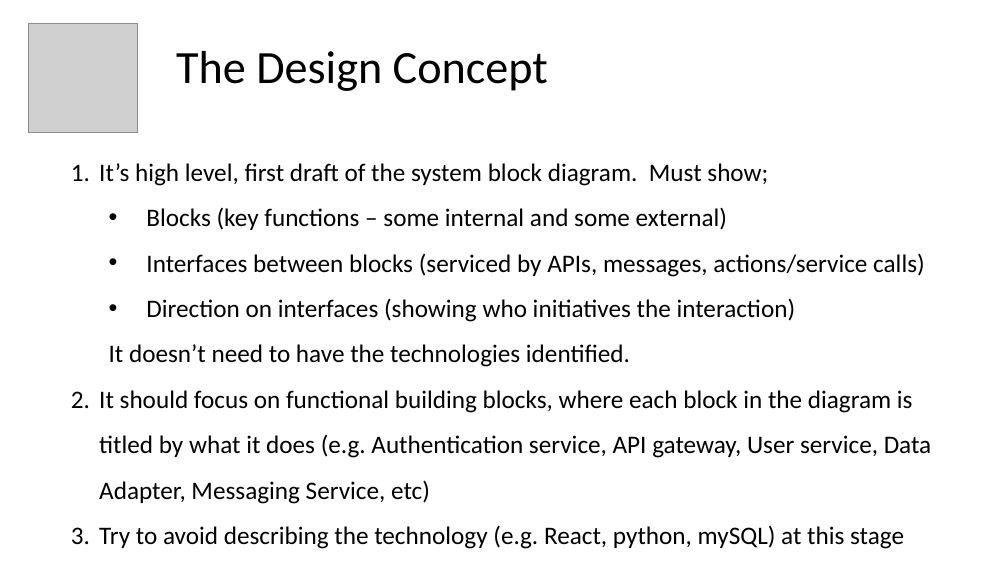
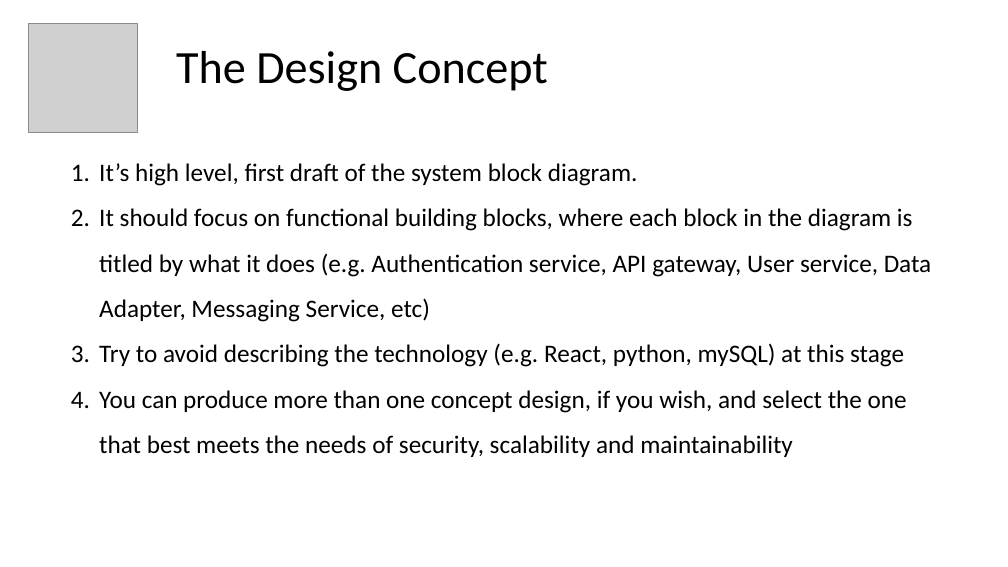
Before and after one commit to paulcalverley/paulcalverley, a slide deck: slide 20 of Week2_2025_VI.pptx. Drawn at 1008x567 pixels with LibreOffice and Linux fonts; fonts in the diff are those of the drawing; grey boxes stand for pictures. Boxes give left, top, right and bottom in pixels: in the first picture for what was removed or moved away, otherwise in the second. Text is boxed around its words. In the diff, an @@ line names an element or a change of style, - is before the commit and + after.

```diff
--- a/Week2_2025_VI.pptx
+++ b/Week2_2025_VI.pptx
@@ text at box(99, 163, 638, 186): text changed @@
-1. It’s high level, first draft of the system block diagram. Must show;
-  • Blocks (key functions – some internal and some external)
-  • Interfaces between blocks (serviced by APIs, messages, actions/service calls)
-  • Direction on interfaces (showing who initiatives the interaction)
-  It doesn’t need to have the technologies identified.
+1. It’s high level, first draft of the system block diagram.
@@ text at box(99, 390, 907, 457): paragraph added @@
+4. You can produce more than one concept design, if you wish, and select the one that best meets the needs of security, scalability and maintainability
```
Also in this commit, not shown: 4 other slides changed, 1 other file.
